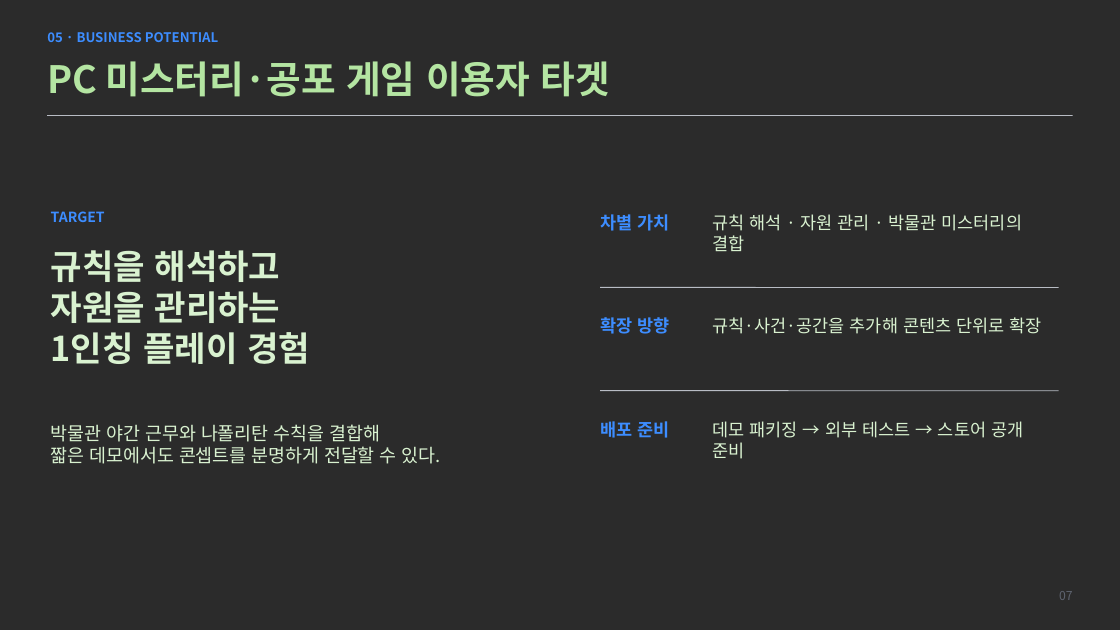
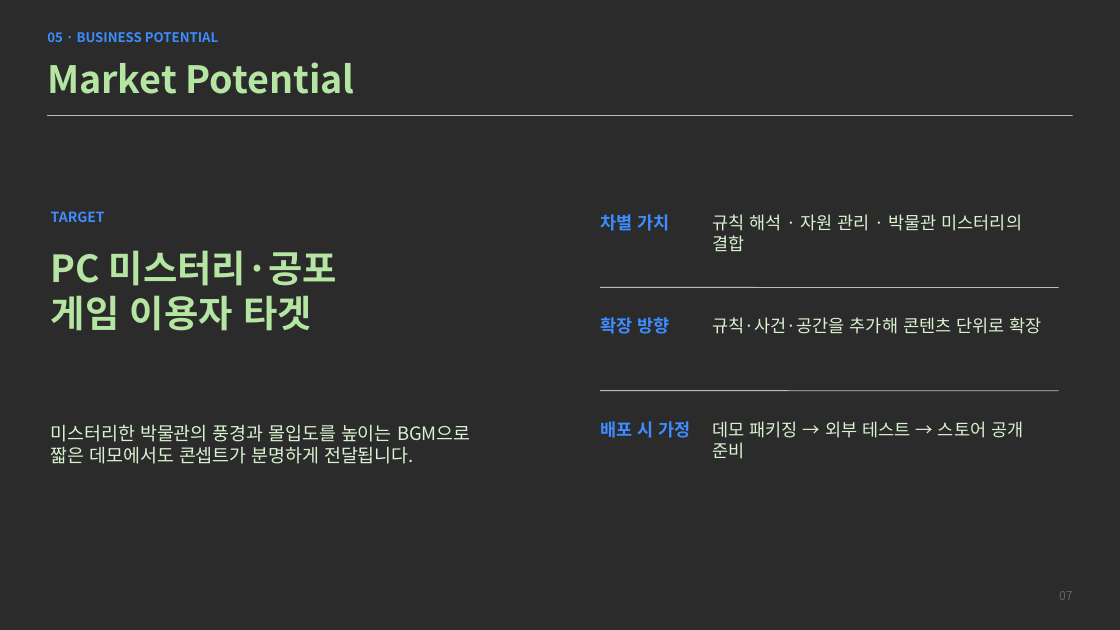
Before and after one commit to AACHANJINAA/Aeterna, a slide deck: slide 7 of Presentation/AETERNA_프로젝트_심사발표.pptx. Drawn at 1120x630 pixels with LibreOffice and Linux fonts; fonts in the diff are those of the drawing; background and template pictures are left out; a plain dark background stands for a picture behind light text. Boxes give left, top, right and bottom in pixels: in the first picture for what was removed or moved away, otherwise in the second. Text is boxed around its words. In the diff, an @@ line names an element or a change of style, - is before the commit and + after.

```diff
--- a/Presentation/AETERNA_프로젝트_심사발표.pptx
+++ b/Presentation/AETERNA_프로젝트_심사발표.pptx
@@ text at (x1=47, y1=62, x2=354, y2=94): text changed @@
-PC 미스터리·공포 게임 이용자 타겟
+Market Potential
@@ text at (x1=51, y1=250, x2=337, y2=331): text changed; size 29.2 to 32 pt; text colour #D9F2D0 to #B4E5A2 @@
-규칙을 해석하고
-자원을 관리하는
-1인칭 플레이 경험
+PC 미스터리·공포
+게임 이용자 타겟
@@ text at (x1=51, y1=424, x2=470, y2=464): text changed @@
-박물관 야간 근무와 나폴리탄 수칙을 결합해
-짧은 데모에서도 콘셉트를 분명하게 전달할 수 있다.
+미스터리한 박물관의 풍경과 몰입도를 높이는 BGM으로
+짧은 데모에서도 콘셉트가 분명하게 전달됩니다.
@@ text at (x1=600, y1=421, x2=690, y2=438): text changed @@
-배포 준비
+배포 시 가정
```
Also in this commit, not shown: 4 other slides changed.
